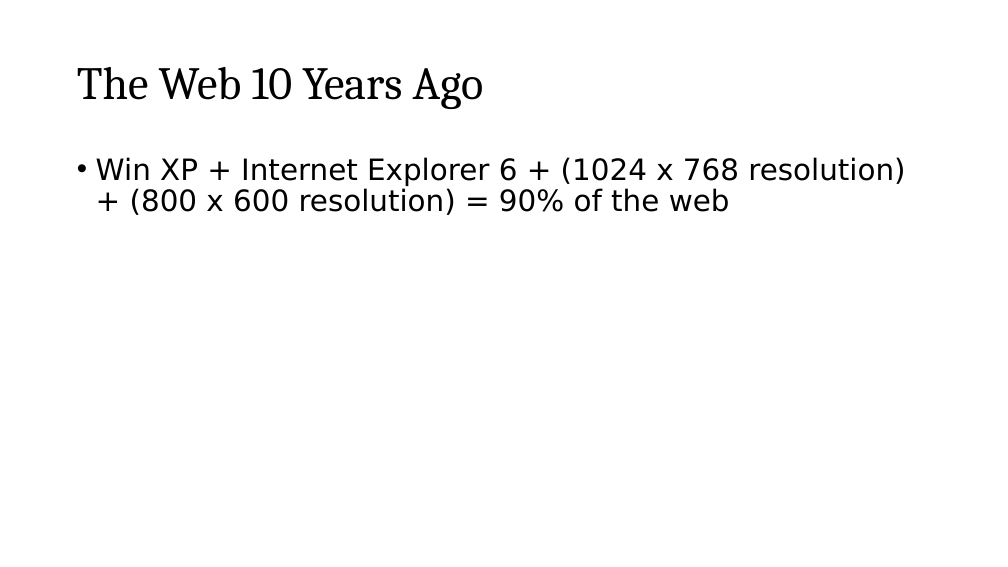
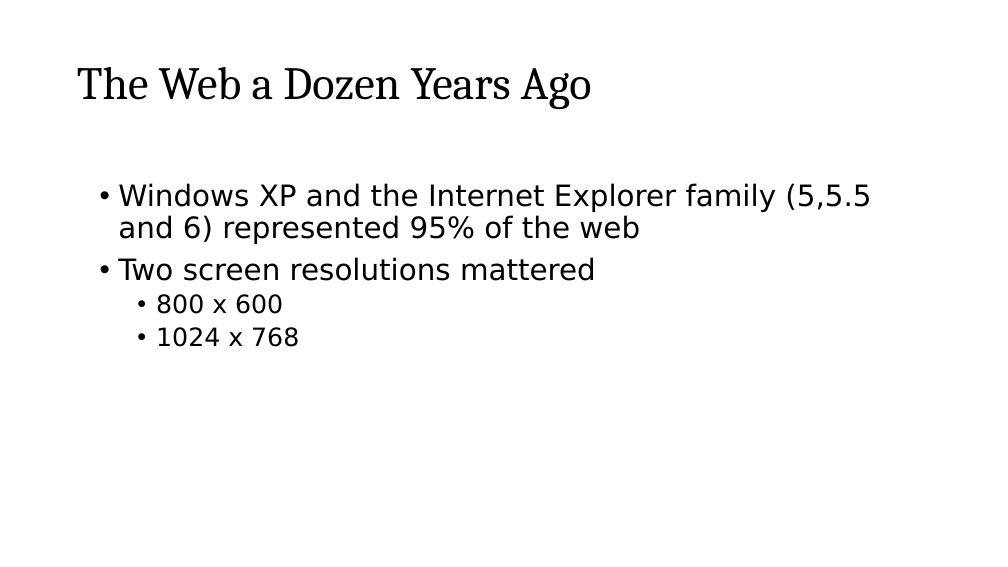
Before and after one commit to roblarsen/rob-larsen-presentations, a slide deck: slide 3 of wild-world-web.pptx. Drawn at 1008x567 pixels with LibreOffice and Linux fonts; fonts in the diff are those of the drawing; background and template pictures are left out. Boxes give left, top, right and bottom in pixels: in the first picture for what was removed or moved away, otherwise in the second. Text is boxed around its words. In the diff, an @@ line names an element or a change of style, - is before the commit and + after.

```diff
--- a/wild-world-web.pptx
+++ b/wild-world-web.pptx
@@ title at box(77, 67, 592, 109): text changed @@
-The Web 10 Years Ago
+The Web a Dozen Years Ago
@@ text at box(118, 183, 871, 347): text changed @@
-• Win XP + Internet Explorer 6 + (1024 x 768 resolution) + (800 x 600 resolution) = 90% of the web
+• Windows XP and the Internet Explorer family (5,5.5 and 6) represented 95% of the web
+• Two screen resolutions mattered
+  • 800 x 600
+  • 1024 x 768
```
Also in this commit, not shown: 3 other slides changed, 4 slides added.
